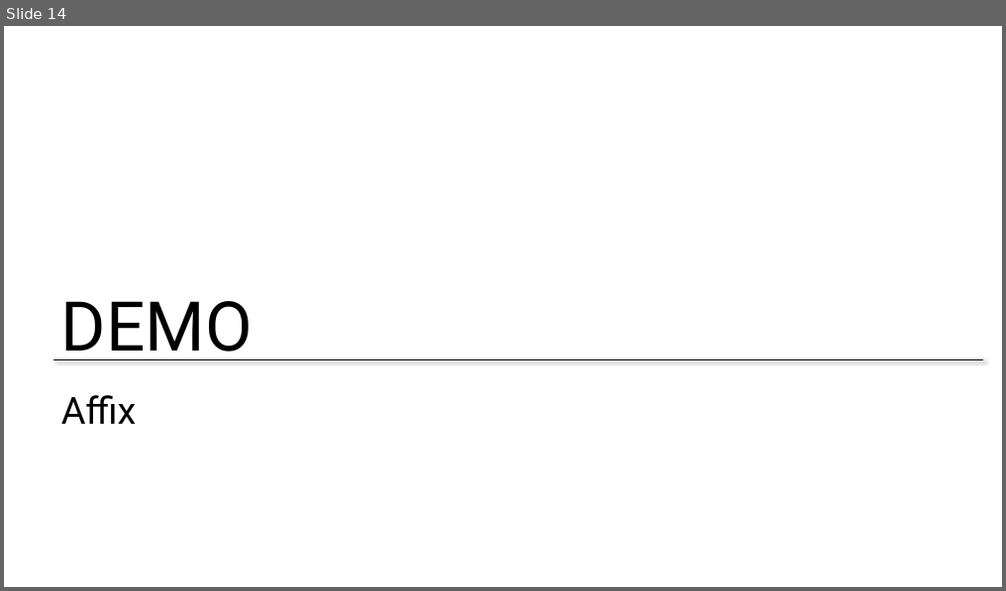
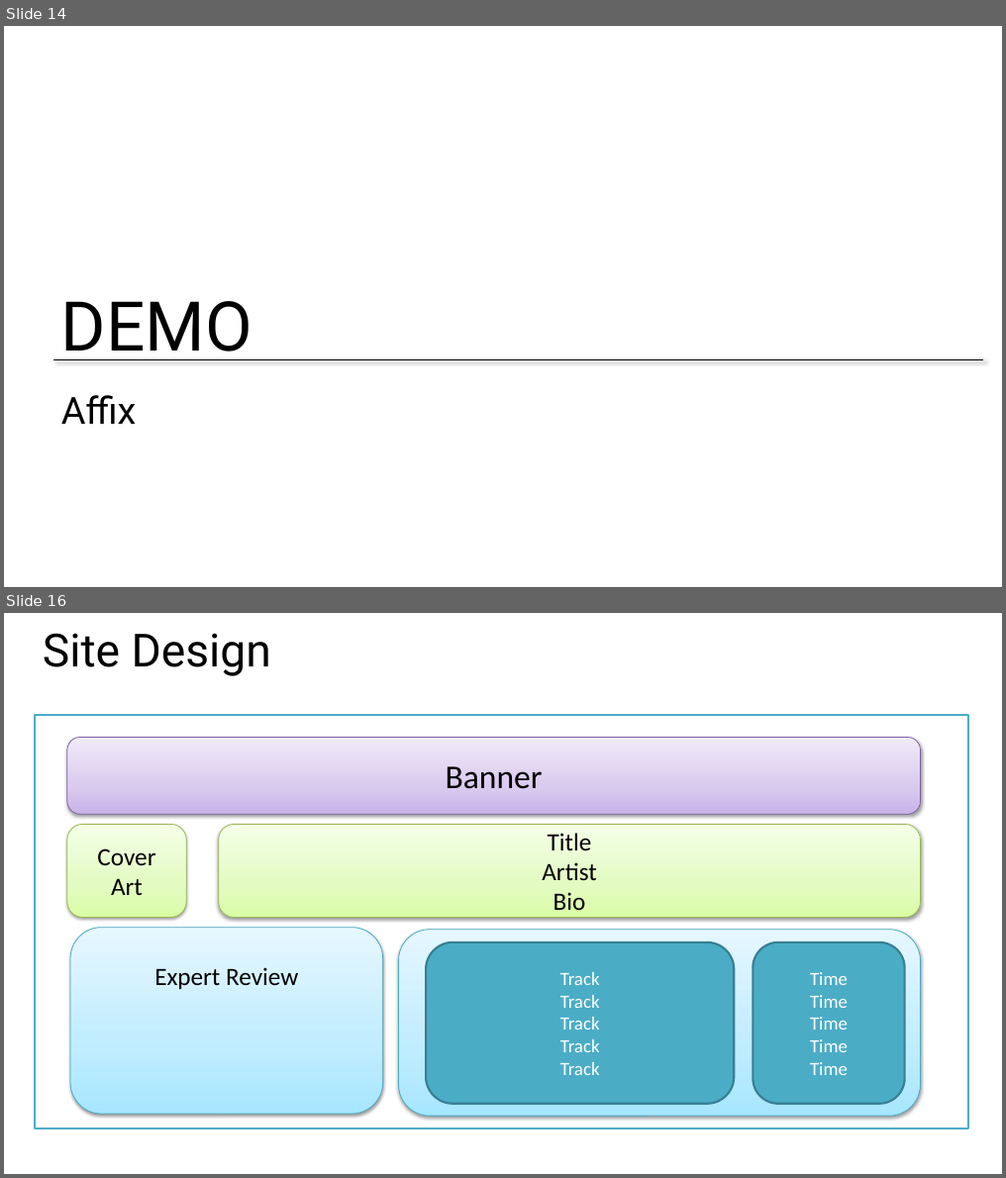
Before and after one commit to zmy/Bootstrap-edX, a slide deck: Slides/Week 2 - Part 1 - Page design.pptx. Shown one above the other, each under a label of ours: slide 14 before the commit, slides 14 and 16 after it; the slides between them are not shown. The pictures are 1006x591 and 1006x1178 pixels, drawn with LibreOffice and Linux fonts; fonts in the diff are those of the drawing; background and template pictures are left out. Boxes give left, top, right and bottom in pixels: in the first picture for what was removed or moved away, otherwise in the second. Text is boxed around its words. In the diff, an @@ line names an element or a change of style, - is before the commit and + after.

```diff
--- a/Slides/Week 2 - Part 1 - Page design.pptx
+++ b/Slides/Week 2 - Part 1 - Page design.pptx
@@ slide 16 added at [4, 613, 1002, 1174], background #FFFFFF @@
@@ title added at [43, 633, 271, 676], 44 pt, text #000000 @@
+Site Design
@@ rectangle added at [36, 715, 969, 1129], fill #FFFFFF, outline #4BACC6 2 pt @@
@@ rounded rectangle added at [67, 738, 921, 814], fill gradient #C9B5E8 to #D8CBEE to #F0EAF9, outline #7D60A0 0.75 pt, 32 pt, text #000000 @@
+Banner
@@ rounded rectangle added at [67, 824, 186, 917], fill gradient #DAFDA7 to #E4FCC2 to #F5FFE7, outline #98B955 0.75 pt, 24 pt, text #000000 @@
+Cover Art
@@ rounded rectangle added at [219, 824, 921, 917], fill gradient #DAFDA7 to #E4FCC2 to #F5FFE7, outline #98B955 0.75 pt, 24 pt, text #000000 @@
+Title
+Artist
+Bio
@@ rounded rectangle added at [70, 928, 383, 1114], fill gradient #A7E6FF to #C1EDFF to #E7F8FF, outline #46AAC5 0.75 pt, 24 pt, text #000000 @@
+Expert Review
@@ rounded rectangle added at [399, 930, 921, 1116], fill gradient #A7E6FF to #C1EDFF to #E7F8FF, outline #46AAC5 0.75 pt @@
@@ rounded rectangle added at [426, 943, 735, 1104], fill #4BACC6, outline #377F92 2 pt, 18 pt, text #FFFFFF @@
+Track
+Track
+Track
+Track
+Track
@@ rounded rectangle added at [753, 943, 905, 1104], fill #4BACC6, outline #377F92 2 pt, 18 pt, text #FFFFFF @@
+Time
+Time
+Time
+Time
+Time
```
Also in this commit, not shown: 2 other slides added, 5 other files.
